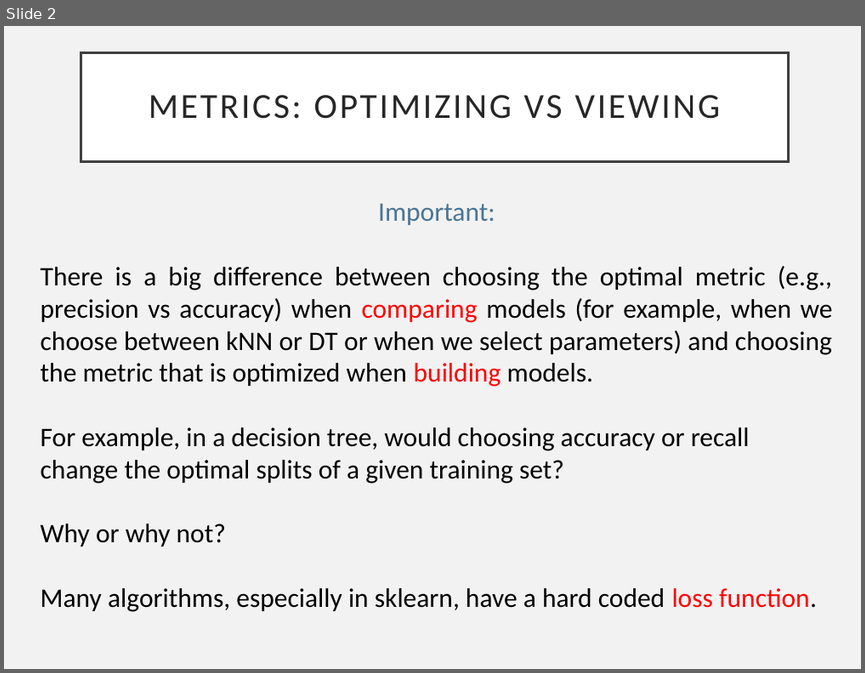
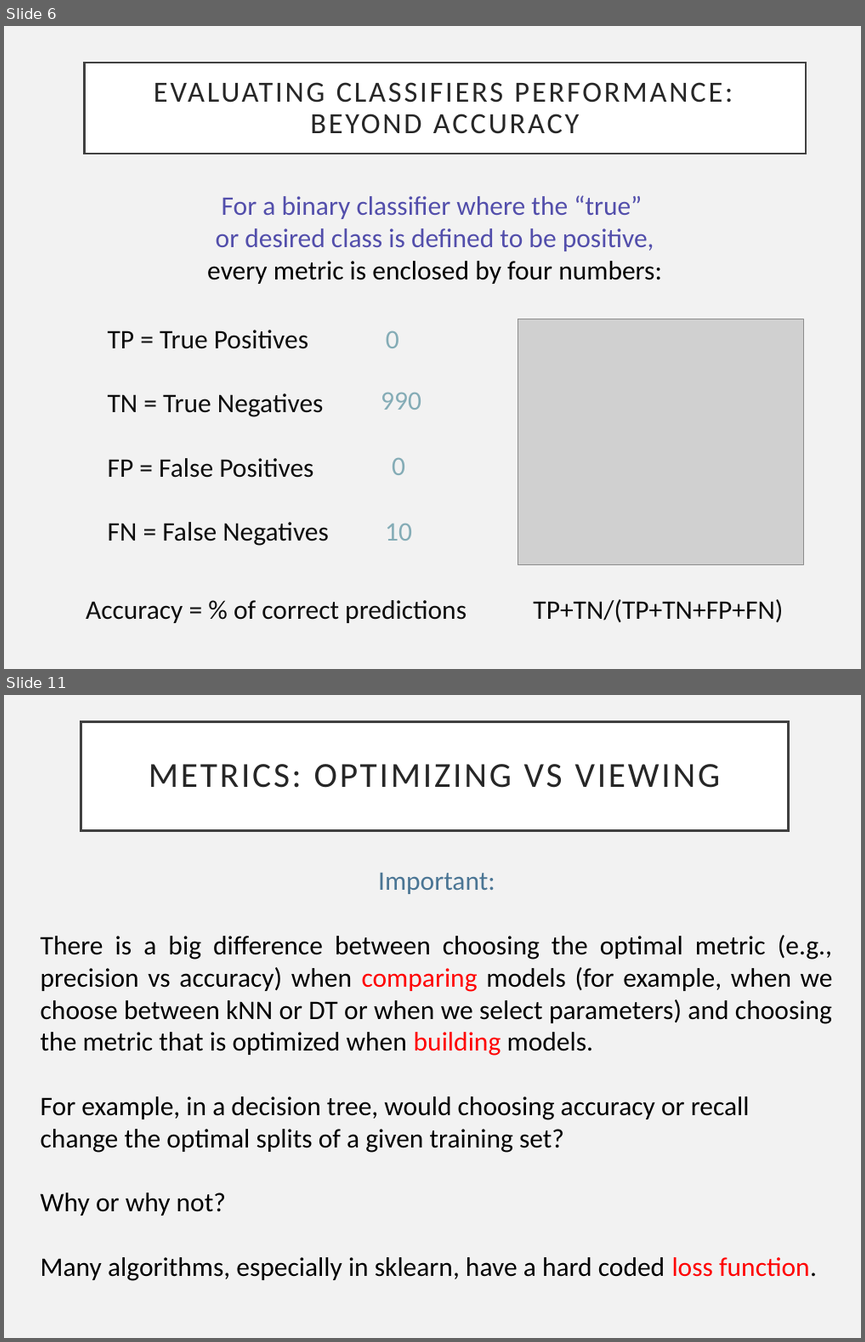
Before and after one commit to VaticanObsSummerSchool2023/lectures, a slide deck: VOSS_Diagnostics.pptx. Shown one above the other, each under a label of ours: slide 2 before the commit, slides 6 and 11 after it; the slides between them are not shown. The pictures are 865x673 and 865x1342 pixels, drawn with LibreOffice and Linux fonts; fonts in the diff are those of the drawing; grey boxes stand for pictures. Boxes give left, top, right and bottom in pixels: in the first picture for what was removed or moved away, otherwise in the second. Text is boxed around its words. In the diff, an @@ line names an element or a change of style, - is before the commit and + after.

```diff
--- a/VOSS_Diagnostics.pptx
+++ b/VOSS_Diagnostics.pptx
@@ slide 6 added at (4, 26, 861, 669), background #F2F2F2 @@
@@ title added at (84, 63, 806, 154), fill #FFFFFF, outline #404040 2.5 pt, 35 pt, text #262626 @@
+EVALUATING CLASSIFIERS PERFORMANCE:
+BEYOND ACCURACY
@@ text added at (207, 195, 662, 284), 32 pt, text #524EAB @@
+For a binary classifier where the “true”
+or desired class is defined to be positive,
+every metric is enclosed by four numbers:
@@ text added at (108, 329, 329, 545), 32 pt, text #0D0D0D @@
+TP = True Positives
+TN = True Negatives
+FP = False Positives
+FN = False Negatives
@@ text added at (386, 330, 399, 348), 32 pt, text #84ACB6 @@
+0
@@ picture added at (518, 319, 804, 565) @@
@@ text added at (381, 392, 421, 409), 32 pt, text #84ACB6 @@
+990
@@ text added at (392, 457, 405, 475), 32 pt, text #84ACB6 @@
+0
@@ text added at (385, 522, 412, 540), 32 pt, text #84ACB6 @@
+10
@@ text added at (86, 599, 783, 623), 32 pt, text #0D0D0D @@
+Accuracy = % of correct predictions TP+TN/(TP+TN+FP+FN)
@@ what was slide 2 is now slide 11 @@
```
Also in this commit, not shown: 18 other slides added, 1 other file.
